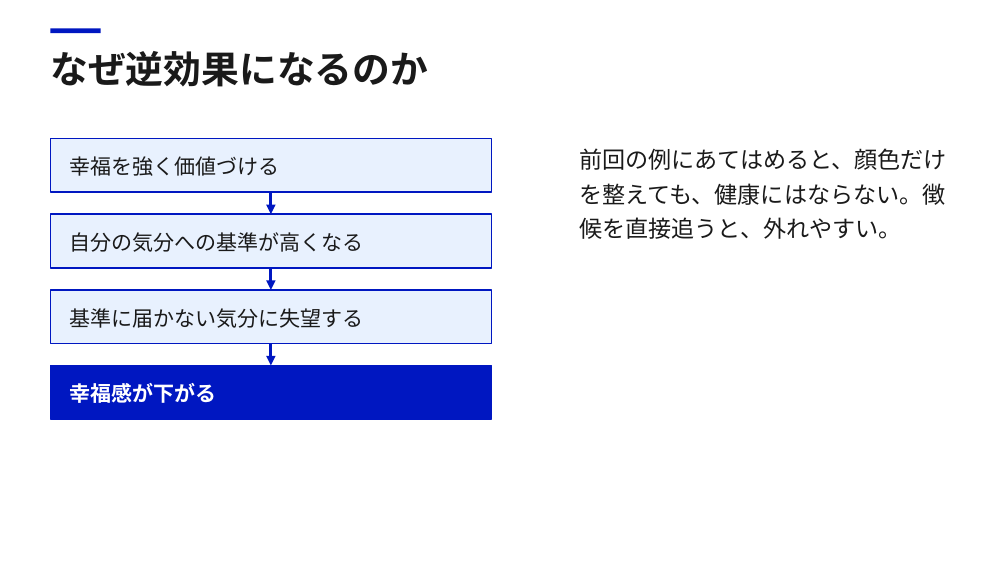
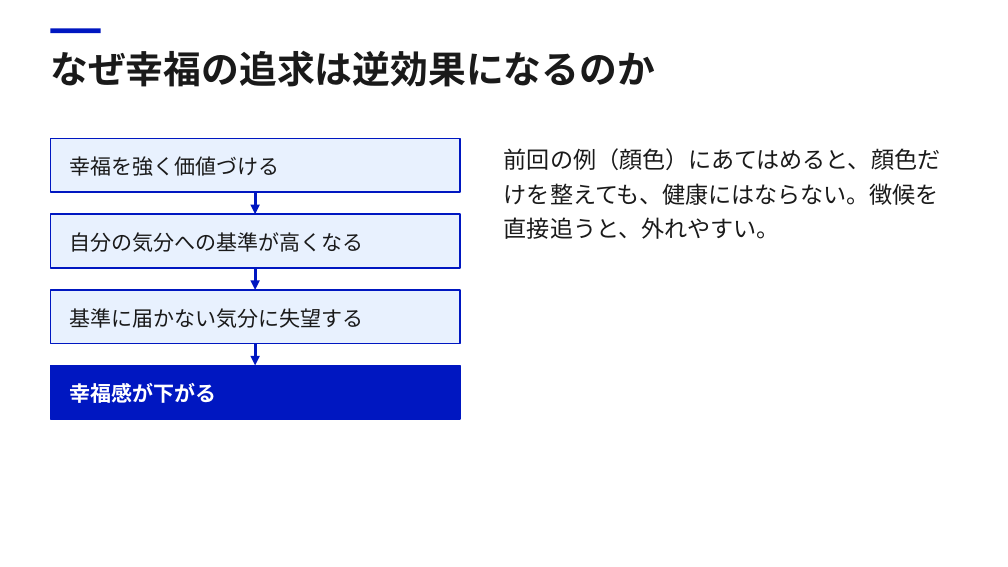
Before and after one commit to Daisetsu1980/markitdown, a slide deck: slide 25 of work/幸福_第2回/幸福_第2回.pptx. Drawn at 1008x567 pixels with LibreOffice and Linux fonts; fonts in the diff are those of the drawing. Boxes give left, top, right and bottom in pixels: in the first picture for what was removed or moved away, otherwise in the second. Text is boxed around its words. In the diff, an @@ line names an element or a change of style, - is before the commit and + after.

```diff
--- a/work/幸福_第2回/幸福_第2回.pptx
+++ b/work/幸福_第2回/幸福_第2回.pptx
@@ text at bbox=[50, 51, 655, 87]: text changed @@
-なぜ逆効果になるのか
+なぜ幸福の追求は逆効果になるのか
@@ rectangle "幸福を強く価値づける": place and size @@
-rectangle "幸福を強く価値づける" at bbox=[51, 138, 492, 192]
+rectangle "幸福を強く価値づける" at bbox=[51, 138, 461, 192]
@@ text at bbox=[504, 148, 940, 239]: text changed @@
-前回の例にあてはめると、顔色だけを整えても、健康にはならない。徴候を直接追うと、外れやすい。
+前回の例（顔色）にあてはめると、顔色だけを整えても、健康にはならない。徴候を直接追うと、外れやすい。
@@ rectangle "自分の気分への基準が高くなる": place and size @@
-rectangle "自分の気分への基準が高くなる" at bbox=[51, 214, 492, 268]
+rectangle "自分の気分への基準が高くなる" at bbox=[51, 214, 461, 268]
@@ rectangle "基準に届かない気分に失望する": place and size @@
-rectangle "基準に届かない気分に失望する" at bbox=[51, 290, 492, 343]
+rectangle "基準に届かない気分に失望する" at bbox=[51, 290, 461, 343]
@@ 3 arrows: place and size @@
-3 arrows at bbox=[271, 192, 271, 365]
+3 arrows at bbox=[256, 192, 256, 365]
@@ rectangle "幸福感が下がる": place and size @@
-rectangle "幸福感が下がる" at bbox=[51, 365, 492, 419]
+rectangle "幸福感が下がる" at bbox=[51, 365, 461, 419]
```
Also in this commit, not shown: 17 other slides changed, 22 other files.
